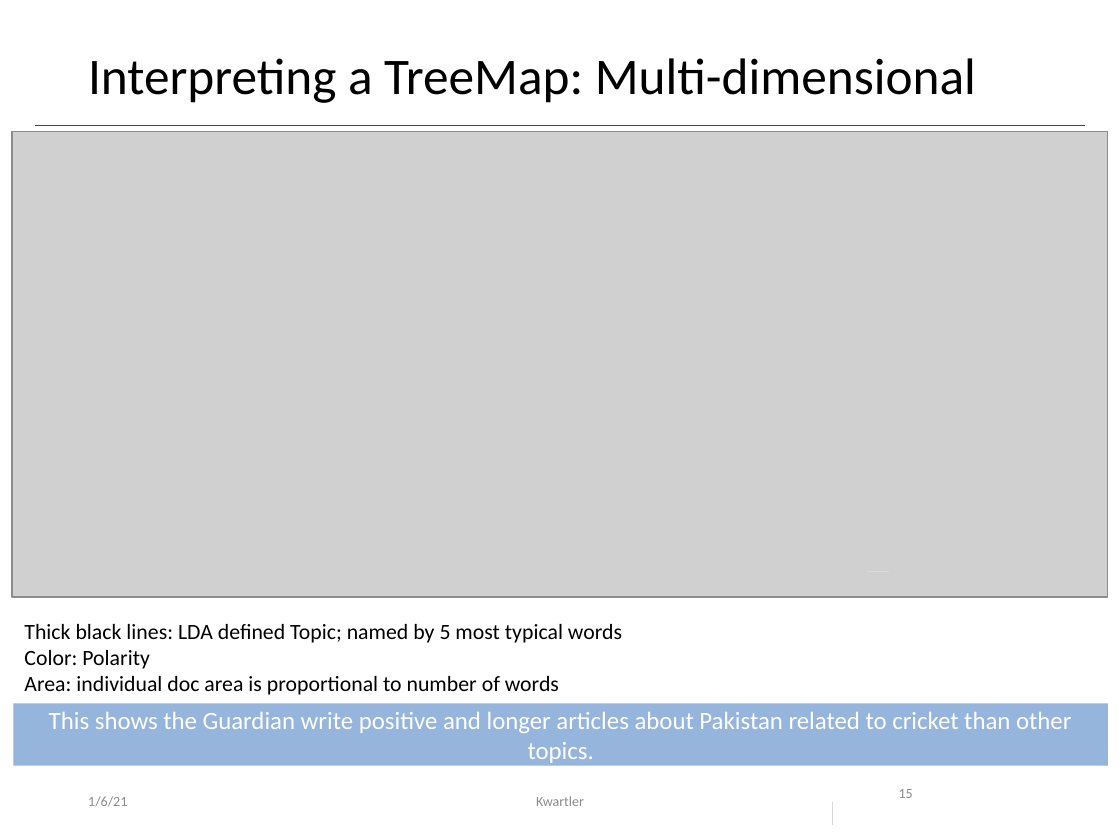
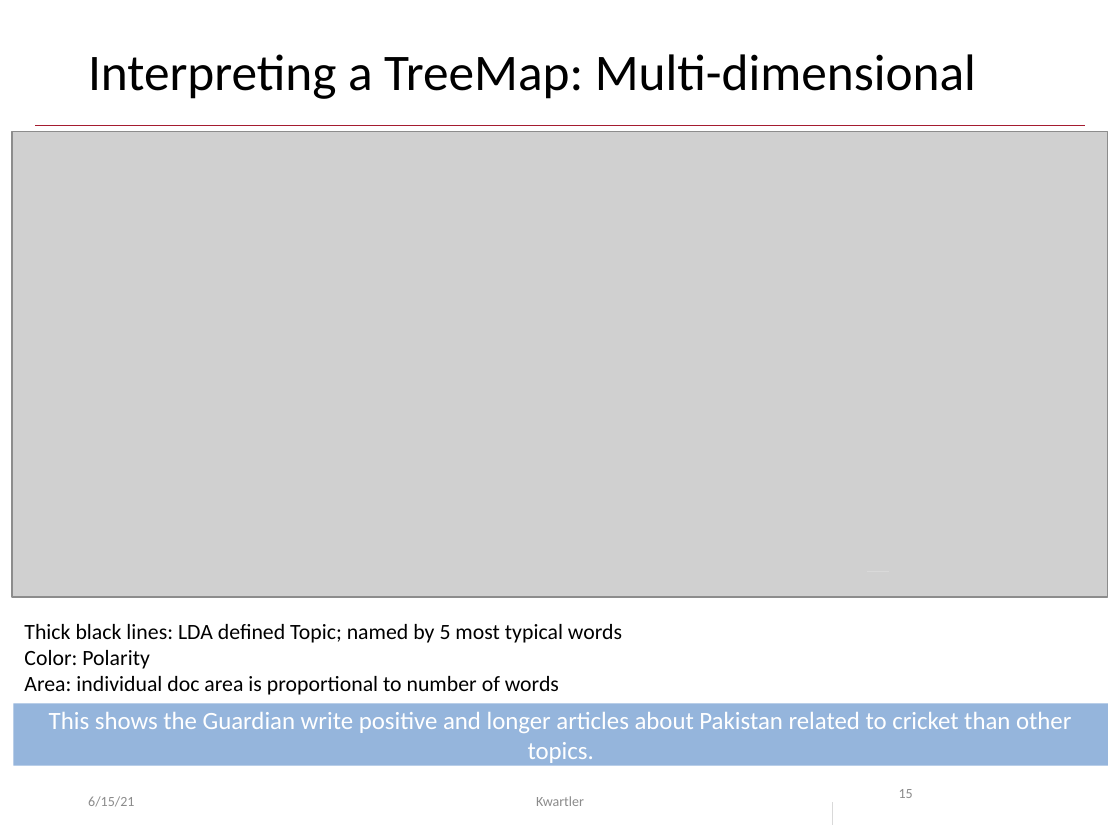
Before and after one commit to kwartler/GSERM_Text_Remote_student, a slide deck: slide 15 of student_lessons/C_Sentiment_Unsupervised/Day3_liveB_ClusteringReview.pptx. Drawn at 1120x840 pixels with LibreOffice and Linux fonts; fonts in the diff are those of the drawing; grey boxes stand for pictures; background and template pictures are left out. Boxes give left, top, right and bottom in pixels: in the first picture for what was removed or moved away, otherwise in the second. Text is boxed around its words. In the diff, an @@ line names an element or a change of style, - is before the commit and + after.

```diff
--- a/student_lessons/C_Sentiment_Unsupervised/Day3_liveB_ClusteringReview.pptx
+++ b/student_lessons/C_Sentiment_Unsupervised/Day3_liveB_ClusteringReview.pptx
@@ title "Interpreting a TreeMap: Multi-dimensional": place and size @@
-title "Interpreting a TreeMap: Multi-dimensional" at bbox=[88, 58, 976, 103]
+title "Interpreting a TreeMap: Multi-dimensional" at bbox=[88, 54, 976, 99]
@@ text at bbox=[88, 796, 134, 807]: text changed @@
-1/6/21
+6/15/21
```
Also in this commit, not shown: 43 other slides changed, 1 slide added, 13 other files.
